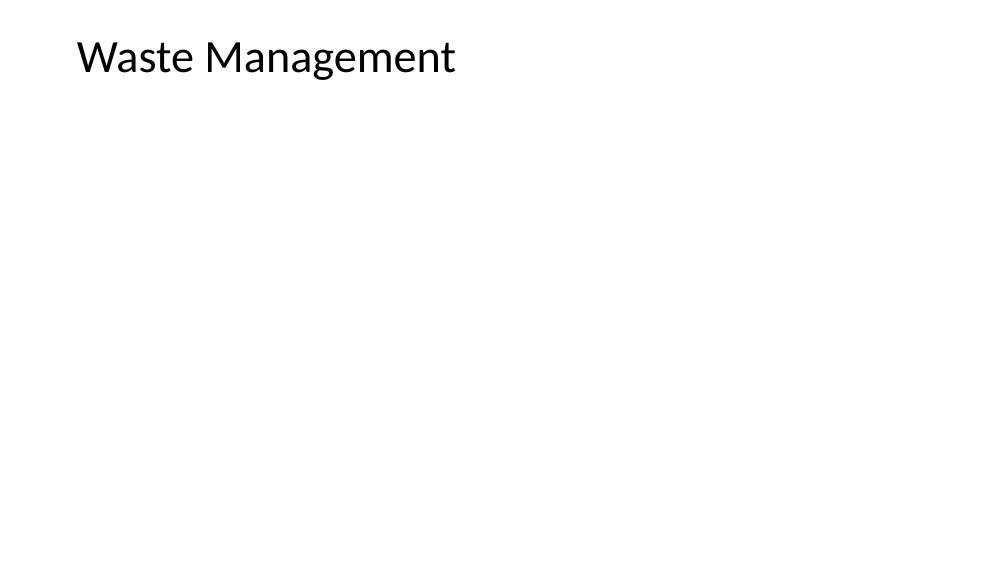
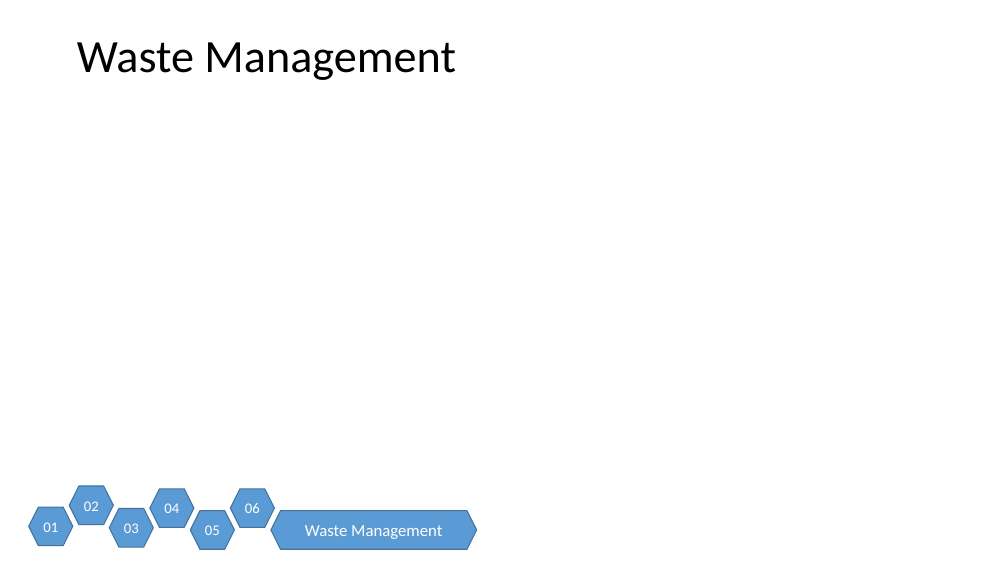
Before and after one commit to Natirut/accountApp, a slide deck: slide 9 of Presentation1.pptx. Drawn at 1008x567 pixels with LibreOffice and Linux fonts; fonts in the diff are those of the drawing. Boxes give left, top, right and bottom in pixels: in the first picture for what was removed or moved away, otherwise in the second. Text is boxed around its words. In the diff, an @@ line names an element or a change of style, - is before the commit and + after.

```diff
--- a/Presentation1.pptx
+++ b/Presentation1.pptx
@@ hexagon added at box(29, 507, 73, 546), fill #5B9BD5, outline #43739E 1 pt, 14 pt, text #FFFFFF @@
+01
@@ hexagon added at box(70, 486, 113, 525), fill #5B9BD5, outline #43739E 1 pt, 14 pt, text #FFFFFF @@
+02
@@ hexagon added at box(110, 509, 154, 547), fill #5B9BD5, outline #43739E 1 pt, 14 pt, text #FFFFFF @@
+03
@@ hexagon added at box(150, 489, 194, 528), fill #5B9BD5, outline #43739E 1 pt, 14 pt, text #FFFFFF @@
+04
@@ hexagon added at box(231, 489, 274, 528), fill #5B9BD5, outline #43739E 1 pt, 14 pt, text #FFFFFF @@
+06
@@ hexagon added at box(191, 511, 234, 550), fill #5B9BD5, outline #43739E 1 pt, 14 pt, text #FFFFFF @@
+05
@@ hexagon added at box(271, 511, 476, 550), fill #5B9BD5, outline #43739E 1 pt, 16 pt, text #FFFFFF @@
+Waste Management
```
Also in this commit, not shown: 6 other slides changed, 1 slide added, 1 slide removed, 1 other file.
